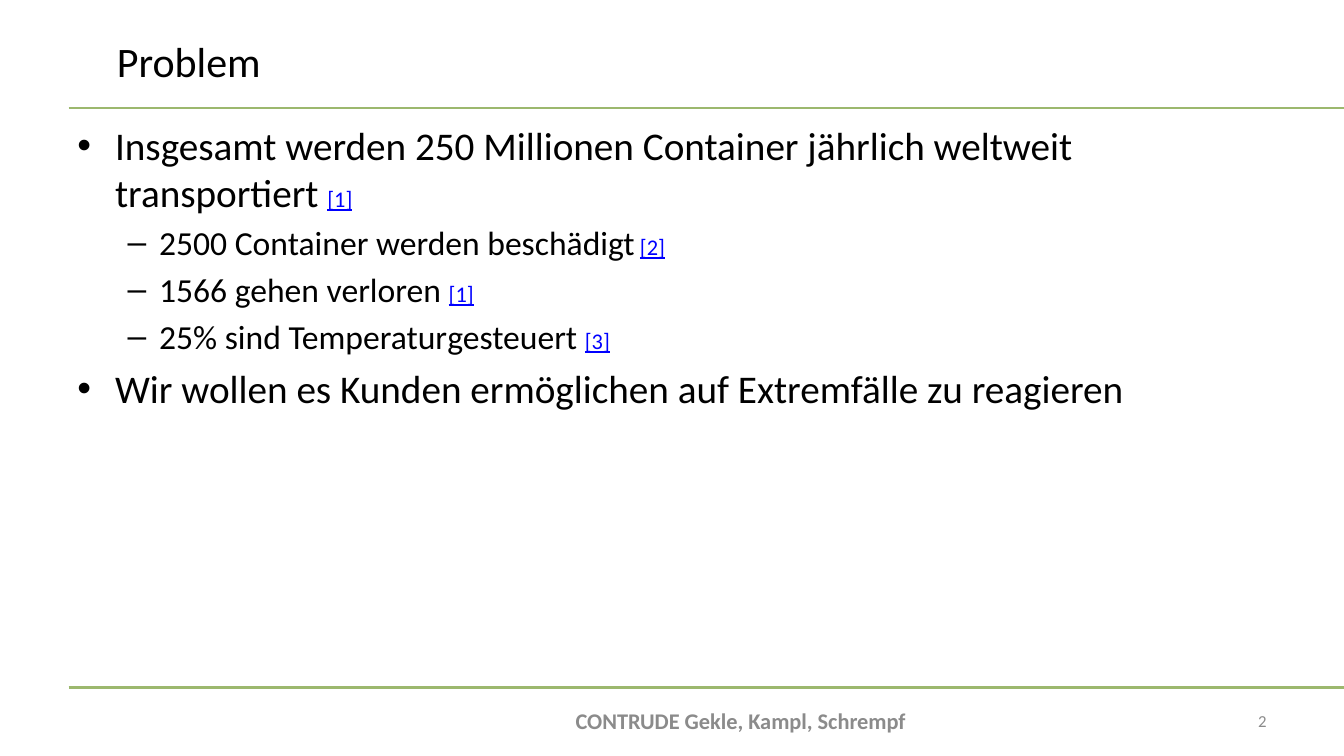
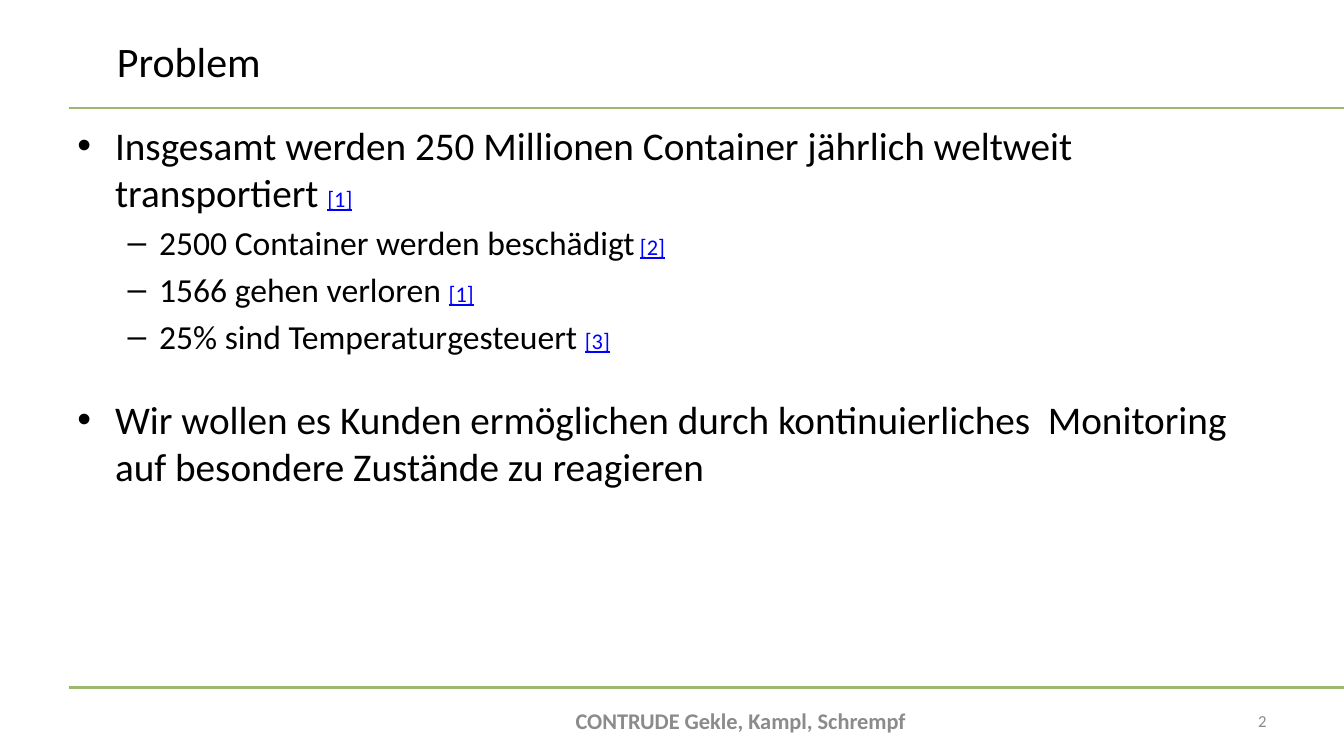
Before and after one commit to bitsneak/Contrude, a slide deck: slide 2 of Diplomarbeit/doc/Presentations/DA-Präsentation2024_Zweitpräsentation.pptx. Drawn at 1344x756 pixels with LibreOffice and Linux fonts; fonts in the diff are those of the drawing; background and template pictures are left out. Boxes give left, top, right and bottom in pixels: in the first picture for what was removed or moved away, otherwise in the second. Text is boxed around its words. In the diff, an @@ line names an element or a change of style, - is before the commit and + after.

```diff
--- a/Diplomarbeit/doc/Presentations/DA-Präsentation2024_Zweitpräsentation.pptx
+++ b/Diplomarbeit/doc/Presentations/DA-Präsentation2024_Zweitpräsentation.pptx
@@ text at <box>115,406,1227,488</box>: text changed @@
-• Wir wollen es Kunden ermöglichen auf Extremfälle zu reagieren
+• Wir wollen es Kunden ermöglichen durch kontinuierliches Monitoring auf besondere Zustände zu reagieren
```
Also in this commit, not shown: 6 other slides changed, 1 slide added.
